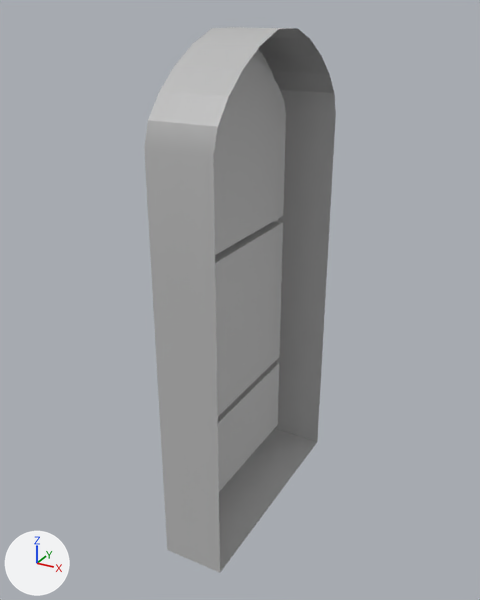
A saved change to the FBX model Practice 01/Assets/Main/Assets/Props/House/SM_Door.fbx.
Before and after are seen from a 50 mm lens placed at (2.27, -4.03, 3.75), pointed at (0.09, -0.08, 1.77). Arrows for +X, +Y and +Z are at lower left; the lights stay in place. Where no turn or scale is listed for an object, it has been applied to the vertices.
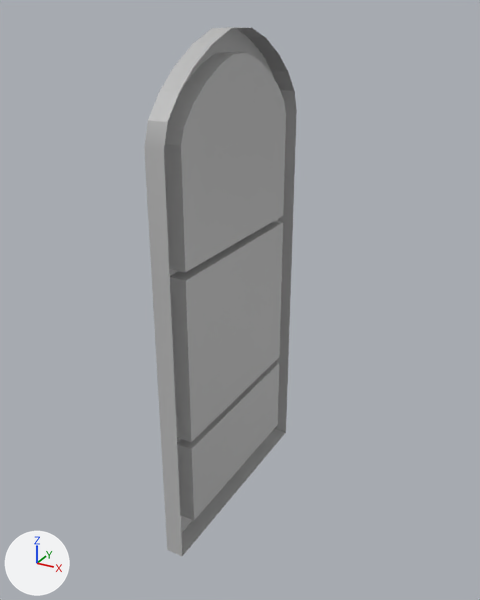
The newer file is also turned or shifted as a whole; pictures and numbers use the older file's frame.

Pixel boxes [x1, y1, x2, y2] of what changed, in the pictures (480 x 600 px):
```json
{"object": "polySurface2", "change": "reshaped", "before": [144, 27, 336, 572], "after": [144, 27, 297, 556], "on screen": "20% narrower"}
```

The change, as JSON lines over the scene's bpy script:
```json
{"block": "me_mesh", "where": "me_mesh.from_pydata(...)  # 96 vertices, 82 faces; spans x -0.07..0.39, y -0.92..0.89, z 0.01..3.64"}
{"block": "me_mesh", "where": "# used by ob_polysurface2; location = (0.0, 0.0, 0.0)"}
{"block": "me_mesh", "change": "me_mesh part 1: all 26 vertices in x 0.39, y -0.92..0.89, z 0.01..3.64 are moved by (-0.33, 0.0, 0.0)"}
```
